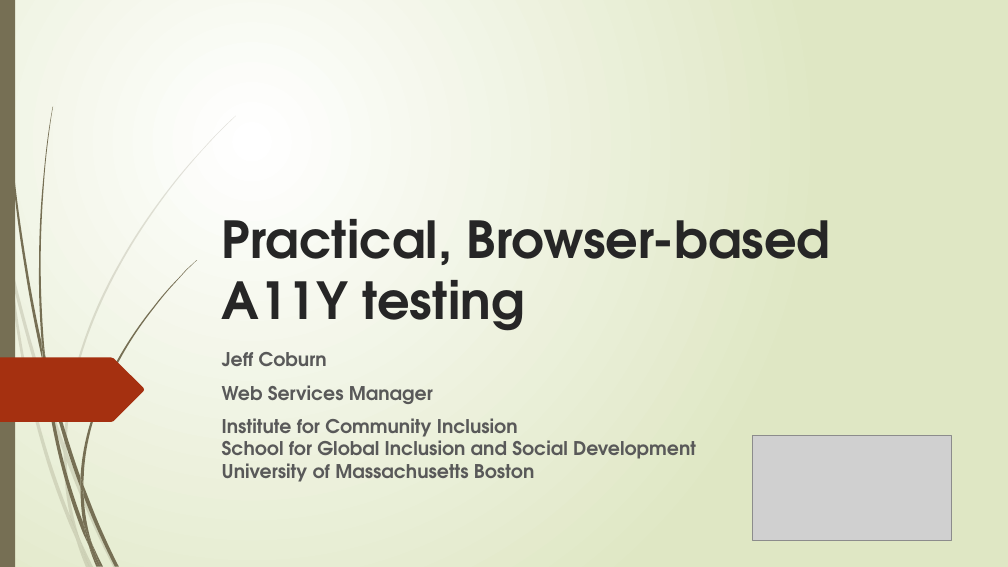
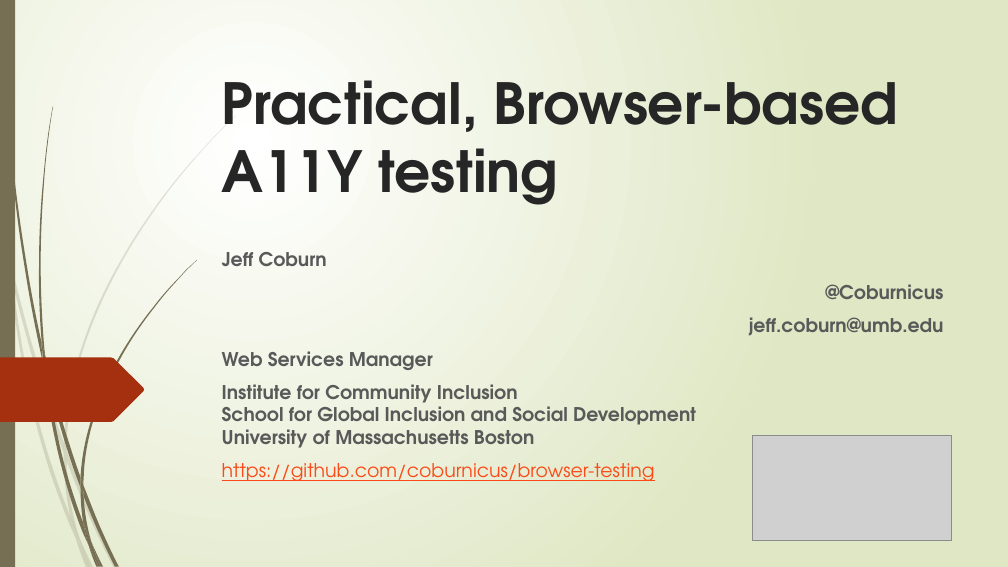
Before and after one commit to aestivalne/browser-testing, a slide deck: slide 1 of a11y-browser-coburn.pptx. Drawn at 1008x567 pixels with LibreOffice and Linux fonts; fonts in the diff are those of the drawing; grey boxes stand for pictures. Boxes give left, top, right and bottom in pixels: in the first picture for what was removed or moved away, otherwise in the second. Text is boxed around its words. In the diff, an @@ line names an element or a change of style, - is before the commit and + after.

Commit message:
new ppt

```diff
--- a/a11y-browser-coburn.pptx
+++ b/a11y-browser-coburn.pptx
@@ title "Practical, Browser-based A11Y testing" moved from (x1=222, y1=219, x2=831, y2=331) to (x1=222, y1=80, x2=898, y2=205) @@
@@ title "Practical, Browser-based A11Y testing" at (x1=222, y1=80, x2=898, y2=205): size 48.6 to 54 pt @@
@@ subtitle "Jeff Coburn" moved from (x1=222, y1=352, x2=696, y2=482) to (x1=222, y1=252, x2=944, y2=481) @@
@@ subtitle at (x1=749, y1=284, x2=944, y2=336): paragraphs added @@
+@Coburnicus
+jeff.coburn@umb.edu
@@ subtitle at (x1=222, y1=463, x2=655, y2=481): paragraph added @@
+https://github.com/coburnicus/browser-testing
```
Also in this commit, not shown: 1 other slide changed, 1 other file.
